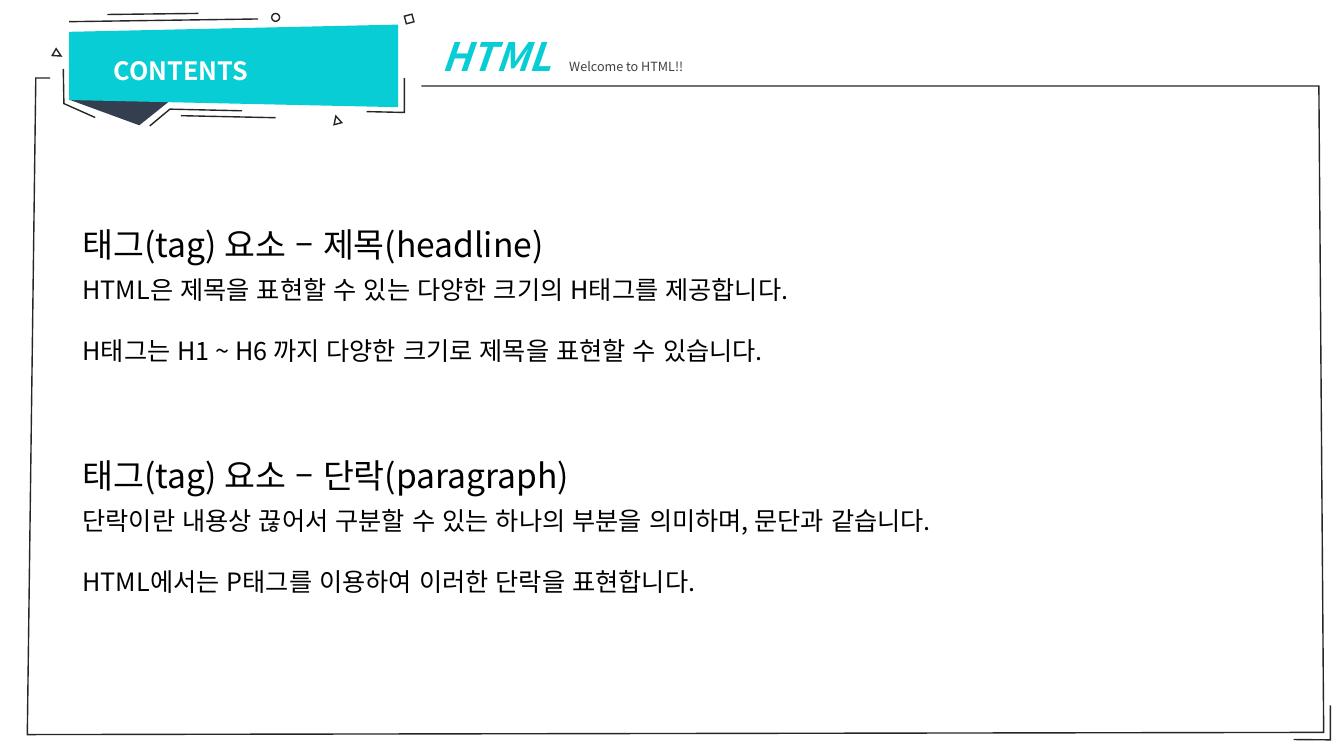
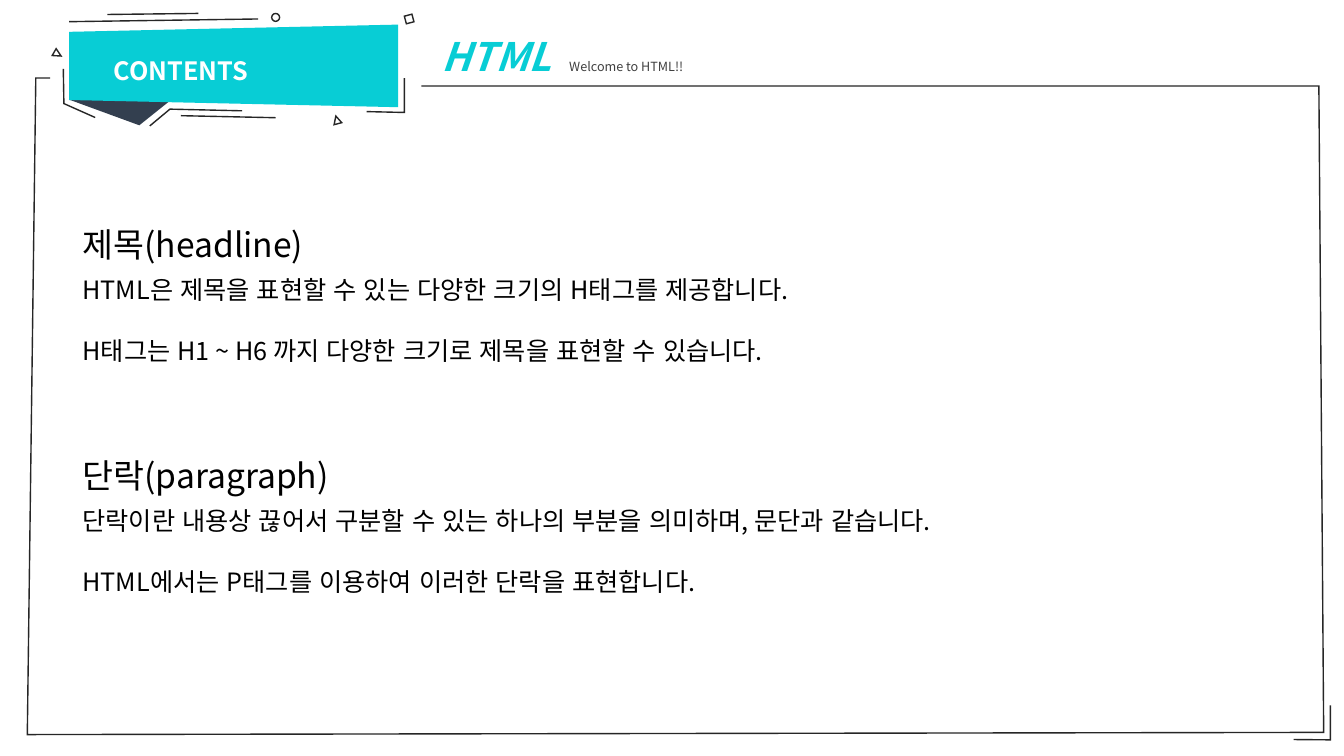
Before and after one commit to sumn-2020/lecture, a slide deck: slide 15 of 강의자료.pptx (slide 18 before the commit). Drawn at 1344x756 pixels with LibreOffice and Linux fonts; fonts in the diff are those of the drawing. Boxes give left, top, right and bottom in pixels: in the first picture for what was removed or moved away, otherwise in the second. Text is boxed around its words. In the diff, an @@ line names an element or a change of style, - is before the commit and + after.

```diff
--- a/강의자료.pptx
+++ b/강의자료.pptx
@@ text at [83, 229, 304, 264]: text changed @@
-태그(tag) 요소 – 제목(headline)
+제목(headline)
@@ text at [83, 460, 329, 497]: text changed @@
-태그(tag) 요소 – 단락(paragraph)
+단락(paragraph)
```
Also in this commit, not shown: 16 other slides changed, 1 slide added, 3 slides removed, 2 other files.
